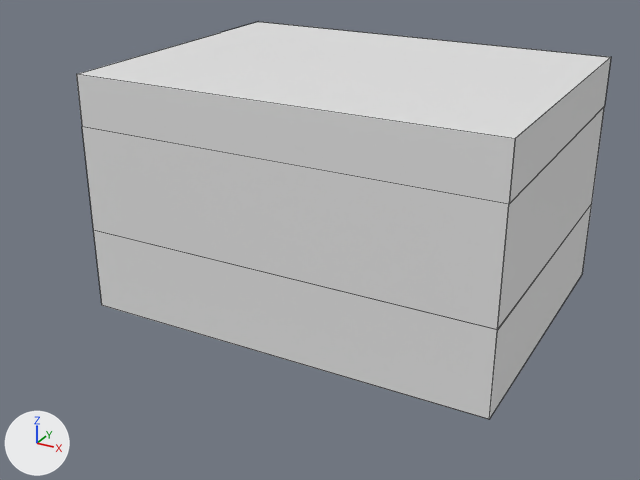
The FBX model Assets/Amy/Scenes/AmyRoom/AmyRoom.fbx: old version first, new version second.
Camera for both pictures: a 50 mm camera at (8.37, -15.99, 7.43) aimed at (0.41, -1.52, 0.2). Arrows for +X, +Y and +Z are at lower left; the lights stay in place. The picture after the commit comes second. Mesh edges are drawn as thin lines. Where no turn or scale is listed for an object, it has been applied to the vertices.

Objects in the first picture: 'blackbox'.
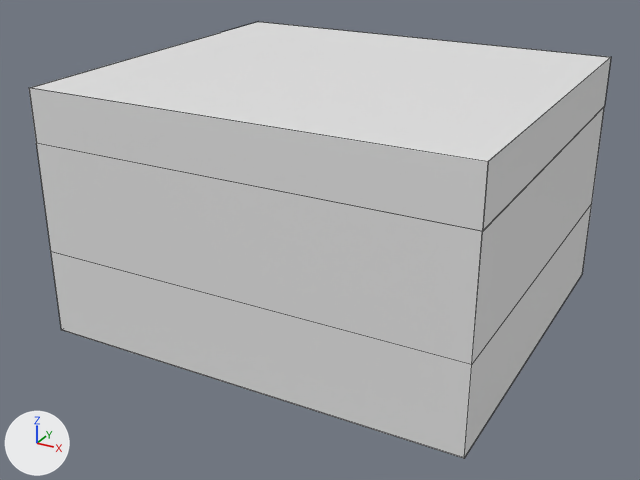
Diff of the bpy script that builds the scene:
```diff
--- a/Assets/Amy/Scenes/AmyRoom/AmyRoom.fbx.py
+++ b/Assets/Amy/Scenes/AmyRoom/AmyRoom.fbx.py
@@ me_plane_007 @@
 # used by ob_blackbox; location = (0.0, 2.8, 0.0)
-me_plane_007.from_pydata(...)  # 48 vertices, 42 faces; spans x -3.7..4.83, y -6.43..0.01, z -1.37..3.56
+me_plane_007.from_pydata(...)  # 48 vertices, 42 faces; spans x -3.7..4.83, y -7.63..0.01, z -1.37..3.56
+# me_plane_007 part 1: all 16 vertices in x -3.69..4.83, y -6.43..-6.42, z -1.37..3.56 are moved by (0.0, -1.2, 0.0)
 me_plane_007.materials.append(mat_black)
```

Location of each change, [x1, y1, x2, y2] in pixels of the pictures (640 x 480 px):
'blackbox', reshaped (9% wider, 10% taller): before [76, 22, 611, 419]; after [29, 22, 611, 458]
